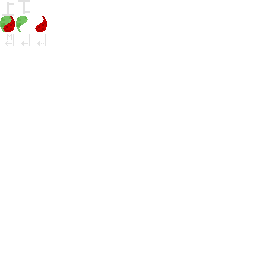
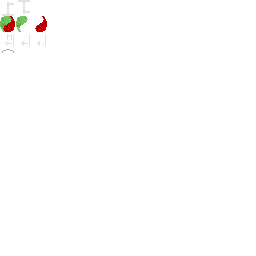
Layered file, before and after one edit (256px x 256px). Changes by layer:
added group "Switch Modes" with 2 layers above "icons.png" over [2, 49, 14, 53]
added layer "Manual" in group "Switch Modes" over [2, 49, 14, 53]